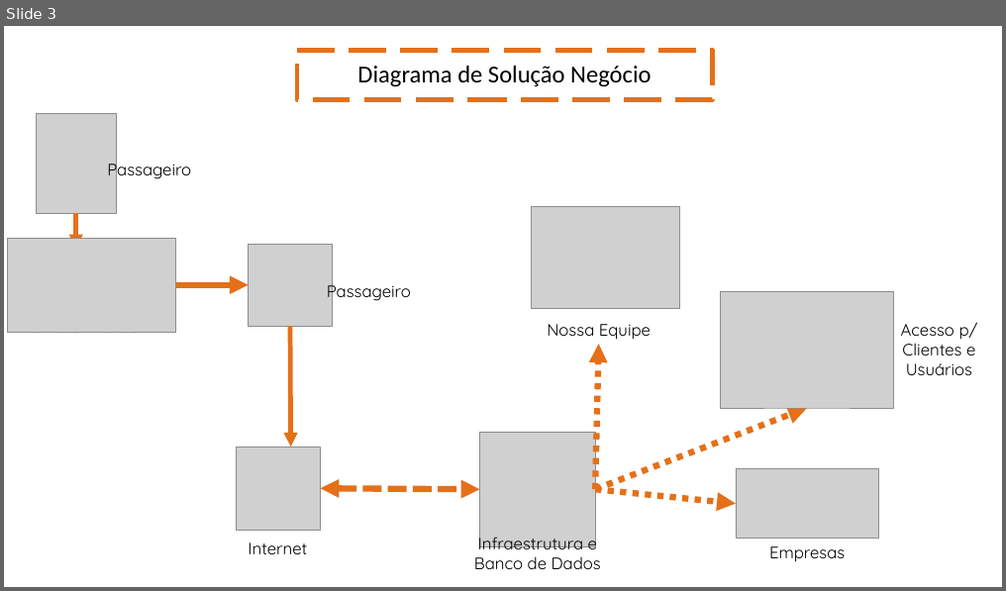
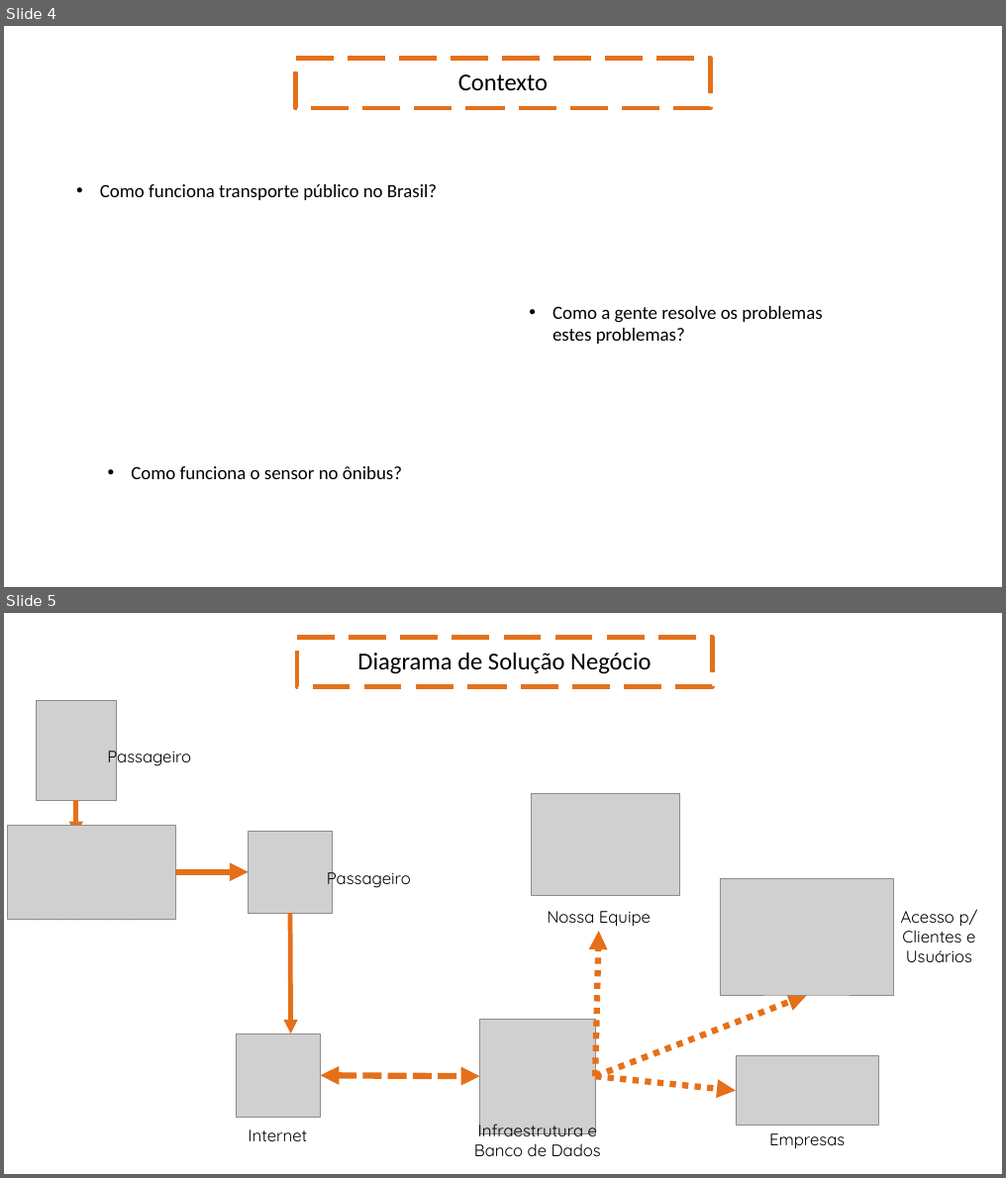
Before and after one commit to diegozn/busfacility, a slide deck: Apresentação/Sprint 2.pptx. Shown one above the other, each under a label of ours: slide 3 before the commit, slides 4 and 5 after it. The pictures are 1006x591 and 1006x1178 pixels, drawn with LibreOffice and Linux fonts; fonts in the diff are those of the drawing; grey boxes stand for pictures; background and template pictures are left out. Boxes give left, top, right and bottom in pixels: in the first picture for what was removed or moved away, otherwise in the second. Text is boxed around its words. In the diff, an @@ line names an element or a change of style, - is before the commit and + after.

```diff
--- a/Apresentação/Sprint 2.pptx
+++ b/Apresentação/Sprint 2.pptx
@@ slide 4 added at (x1=4, y1=26, x2=1002, y2=587), background picture (left out) @@
@@ rectangle added at (x1=295, y1=59, x2=711, y2=108), outline #E57019 4.5 pt dashed, 23.4 pt, text #000000 @@
+Contexto
@@ text added at (x1=100, y1=184, x2=437, y2=200), 18 pt, text #000000 @@
+• Como funciona transporte público no Brasil?
@@ text added at (x1=552, y1=306, x2=822, y2=344), 18 pt, text #000000 @@
+• Como a gente resolve os problemas estes problemas?
@@ text added at (x1=131, y1=467, x2=402, y2=479), 18 pt, text #000000 @@
+• Como funciona o sensor no ônibus?
@@ what was slide 3 is now slide 5 @@
```
Also in this commit, not shown: 4 slides changed, 1 other slide added.
